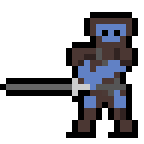
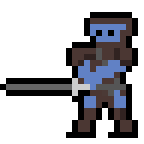
The second 144 x 144 image is a revision of the first. Changes to its layers:
painted on "Background" over <box>90,24,126,42</box>
